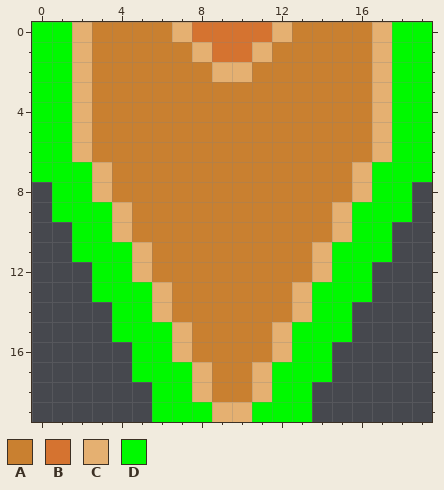
Pixel-art sprite: public/images/snake-tail-immune-brown.png. This is how it looked before the edit.
The file is 20x20 pixels.
Palette (. is transparent): A #c98030  B #d57330  C #e5b071  D #00f900
Pixels before, first column x 0:
 0 DDCAAAACBBBBCAAAACDD
 1 DDCAAAAACBBCAAAAACDD
 2 DDCAAAAAACCAAAAAACDD
 3 DDCAAAAAAAAAAAAAACDD
 4 DDCAAAAAAAAAAAAAACDD
 5 DDCAAAAAAAAAAAAAACDD
 6 DDCAAAAAAAAAAAAAACDD
 7 DDDCAAAAAAAAAAAACDDD
 8 .DDCAAAAAAAAAAAACDD.
 9 .DDDCAAAAAAAAAACDDD.
10 ..DDCAAAAAAAAAACDD..
11 ..DDDCAAAAAAAACDDD..
12 ...DDCAAAAAAAACDD...
13 ...DDDCAAAAAACDDD...
14 ....DDCAAAAAACDD....
15 ....DDDCAAAACDDD....
16 .....DDCAAAACDD.....
17 .....DDDCAACDDD.....
18 ......DDCAACDD......
19 ......DDDCCDDD......
After the commit:
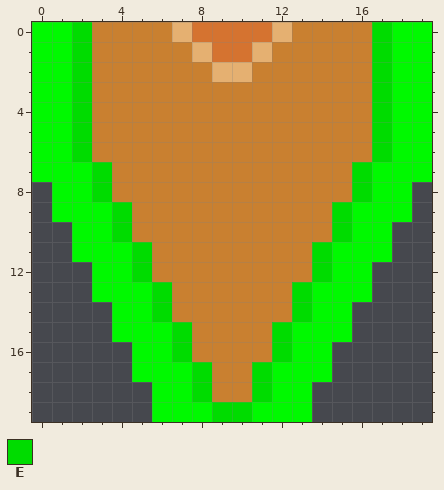
Colours new in this view: E #00dc00
The edit:
{"y":0,"x":2,"old":"C","new":"E"}
{"y":0,"x":17,"old":"C","new":"E"}
{"y":1,"x":2,"old":"C","new":"E"}
{"y":1,"x":17,"old":"C","new":"E"}
{"y":2,"x":2,"old":"C","new":"E"}
{"y":2,"x":17,"old":"C","new":"E"}
{"y":3,"x":2,"old":"C","new":"E"}
{"y":3,"x":17,"old":"C","new":"E"}
{"y":4,"x":2,"old":"C","new":"E"}
{"y":4,"x":17,"old":"C","new":"E"}
{"y":5,"x":2,"old":"C","new":"E"}
{"y":5,"x":17,"old":"C","new":"E"}
{"y":6,"x":2,"old":"C","new":"E"}
{"y":6,"x":17,"old":"C","new":"E"}
{"y":7,"x":3,"old":"C","new":"E"}
{"y":7,"x":16,"old":"C","new":"E"}
{"y":8,"x":3,"old":"C","new":"E"}
{"y":8,"x":16,"old":"C","new":"E"}
{"y":9,"x":4,"old":"C","new":"E"}
{"y":9,"x":15,"old":"C","new":"E"}
{"y":10,"x":4,"old":"C","new":"E"}
{"y":10,"x":15,"old":"C","new":"E"}
{"y":11,"x":5,"old":"C","new":"E"}
{"y":11,"x":14,"old":"C","new":"E"}
{"y":12,"x":5,"old":"C","new":"E"}
{"y":12,"x":14,"old":"C","new":"E"}
{"y":13,"x":6,"old":"C","new":"E"}
{"y":13,"x":13,"old":"C","new":"E"}
{"y":14,"x":6,"old":"C","new":"E"}
{"y":14,"x":13,"old":"C","new":"E"}
{"y":15,"x":7,"old":"C","new":"E"}
{"y":15,"x":12,"old":"C","new":"E"}
{"y":16,"x":7,"old":"C","new":"E"}
{"y":16,"x":12,"old":"C","new":"E"}
{"y":17,"x":8,"old":"C","new":"E"}
{"y":17,"x":11,"old":"C","new":"E"}
{"y":18,"x":8,"old":"C","new":"E"}
{"y":18,"x":11,"old":"C","new":"E"}
{"y":19,"x":9,"old":"CC","new":"EE"}
